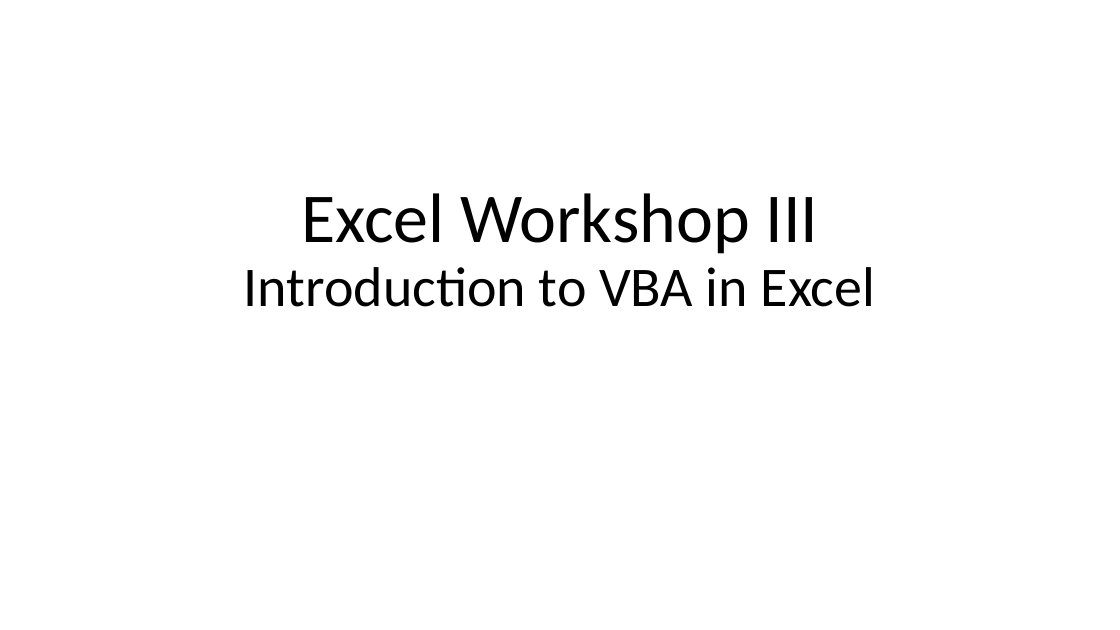
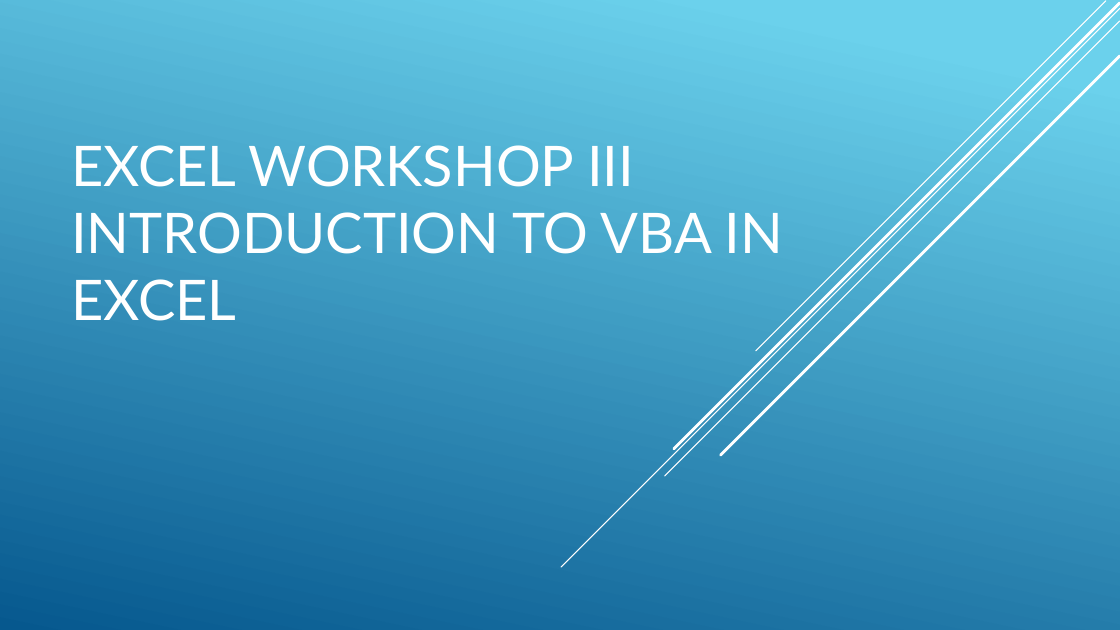
Before and after one commit to kzhu98/kzhu98.github.io, a slide deck: slide 1 of projects/BASWorkshops/Excel_III/Excel_III_Slides.pptx. Drawn at 1120x630 pixels with LibreOffice and Linux fonts; fonts in the diff are those of the drawing; background and template pictures are left out. Boxes give left, top, right and bottom in pixels: in the first picture for what was removed or moved away, otherwise in the second. Text is boxed around its words. In the diff, an @@ line names an element or a change of style, - is before the commit and + after.

```diff
--- a/projects/BASWorkshops/Excel_III/Excel_III_Slides.pptx
+++ b/projects/BASWorkshops/Excel_III/Excel_III_Slides.pptx
@@ background #FFFFFF to gradient #6ED2EB to #06588E @@
@@ line added from (1120, 8) to (561, 567), #FFFFFF 1 pt @@
@@ line added from (1120, 21) to (665, 476), #FFFFFF 1 pt @@
@@ line added from (1120, 3) to (674, 449), #FFFFFF 2.5 pt @@
@@ line added from (1106, 1) to (756, 351), #FFFFFF 1 pt @@
@@ line added from (1120, 56) to (721, 455), #FFFFFF 2.5 pt @@
@@ title at [71, 145, 782, 321]: text changed; font Calibri to Lato; text colour #000000 to #FFFFFF @@
-Excel Workshop III
-Introduction to VBA in Excel
+EXCEL WORKSHOP III
+INTRODUCTION TO VBA IN EXCEL
```
Also in this commit, not shown: 22 other slides changed, 4 other files.
